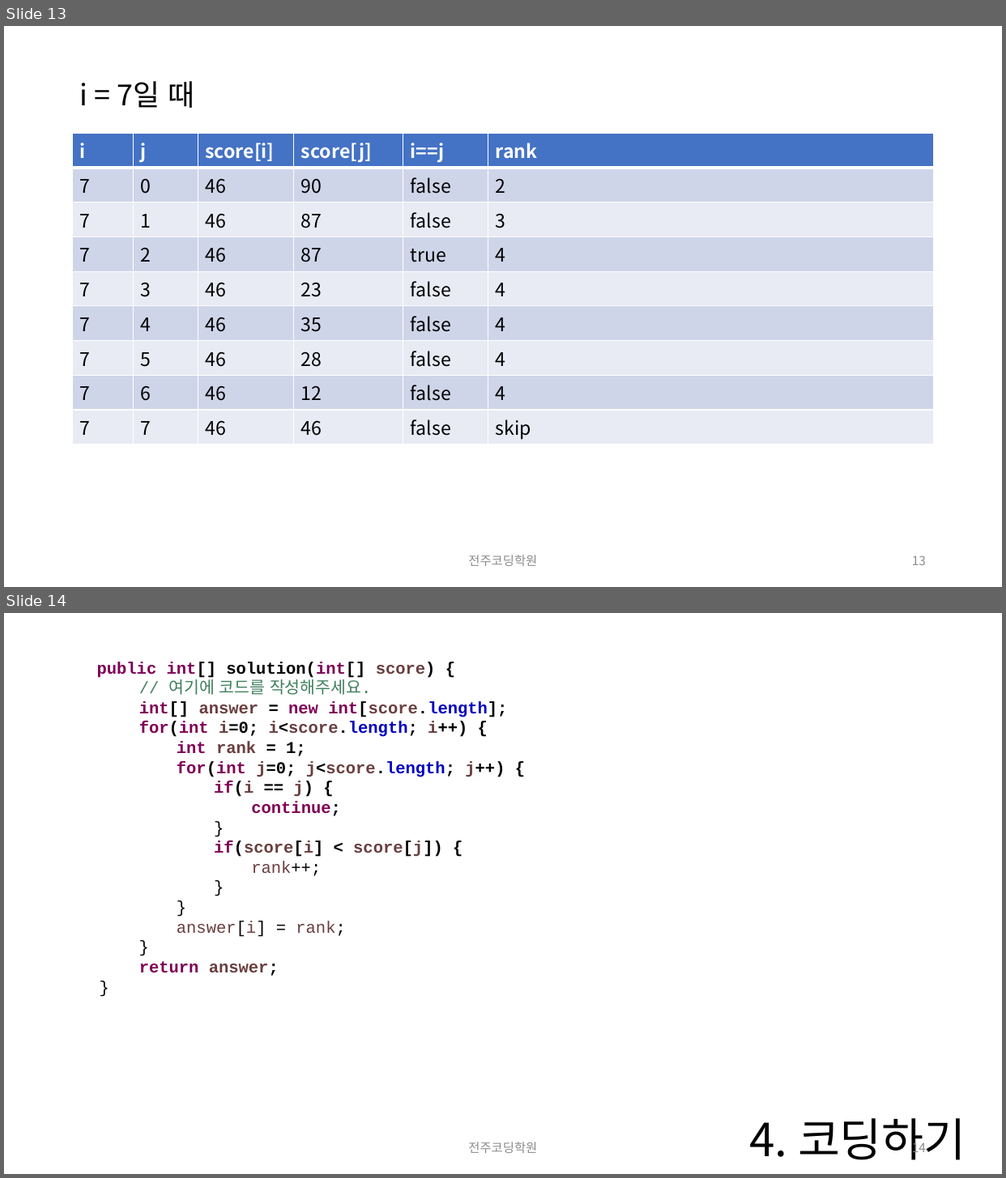
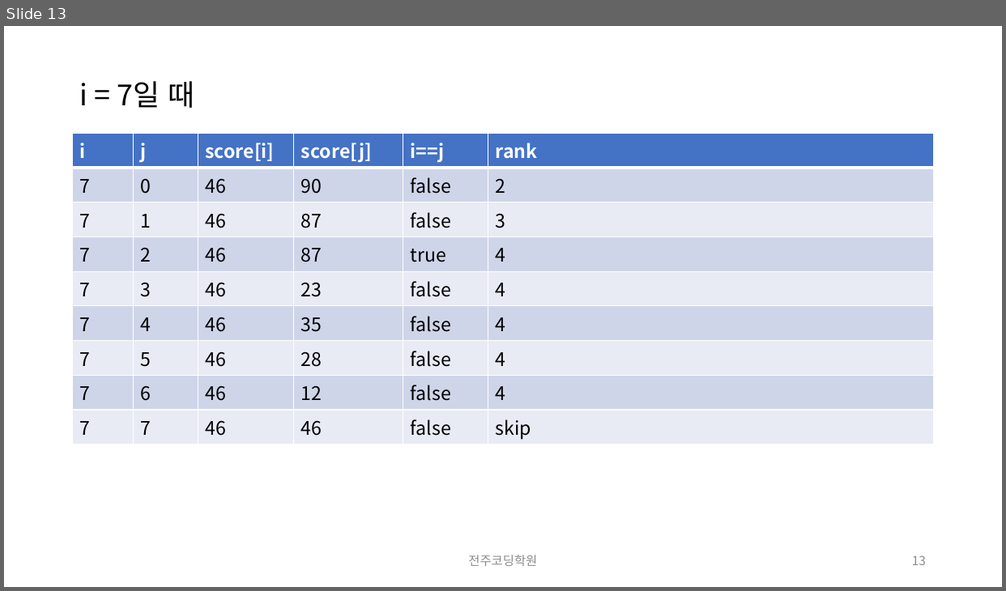
Before and after one commit to quirinal36/COS-PRO-2nd, a slide deck: 문제설명/5회/COS PRO 2급 모의고사5회 9번문제.pptx. Shown one above the other, each under a label of ours: slides 13 and 14 before the commit, slide 13 after it. The pictures are 1006x1178 and 1006x591 pixels, drawn with LibreOffice and Linux fonts; fonts in the diff are those of the drawing. Boxes give left, top, right and bottom in pixels: in the first picture for what was removed or moved away, otherwise in the second. Text is boxed around its words. In the diff, an @@ line names an element or a change of style, - is before the commit and + after.

Commit message:
코딩 삭제

```diff
--- a/문제설명/5회/COS PRO 2급 모의고사5회 9번문제.pptx
+++ b/문제설명/5회/COS PRO 2급 모의고사5회 9번문제.pptx
@@ slide 14 removed at box(4, 613, 1002, 1174), background #FFFFFF @@
@@ text removed at box(97, 662, 507, 976) @@
-  public int[] solution(int[] score) {
-// 여기에 코드를 작성해주세요.
-int[] answer = new int[score.length];
-for(int i=0; i<score.length; i++) {
-  int rank = 1;
-  for(int j=0; j<score.length; j++) {
-    if(i == j) {
-      continue;
-    }
-    if(score[i] < score[j]) {
-      rank++;
-    }
-  }
-  answer[i] = rank;
-}
-return answer;
-}
@@ title removed at box(749, 1118, 966, 1161) @@
-4. 코딩하기
@@ text removed at box(468, 1142, 537, 1153) @@
-전주코딩학원
@@ page number removed at box(912, 1140, 926, 1157) @@
-14
```
Also in this commit, not shown: 9 other files.
